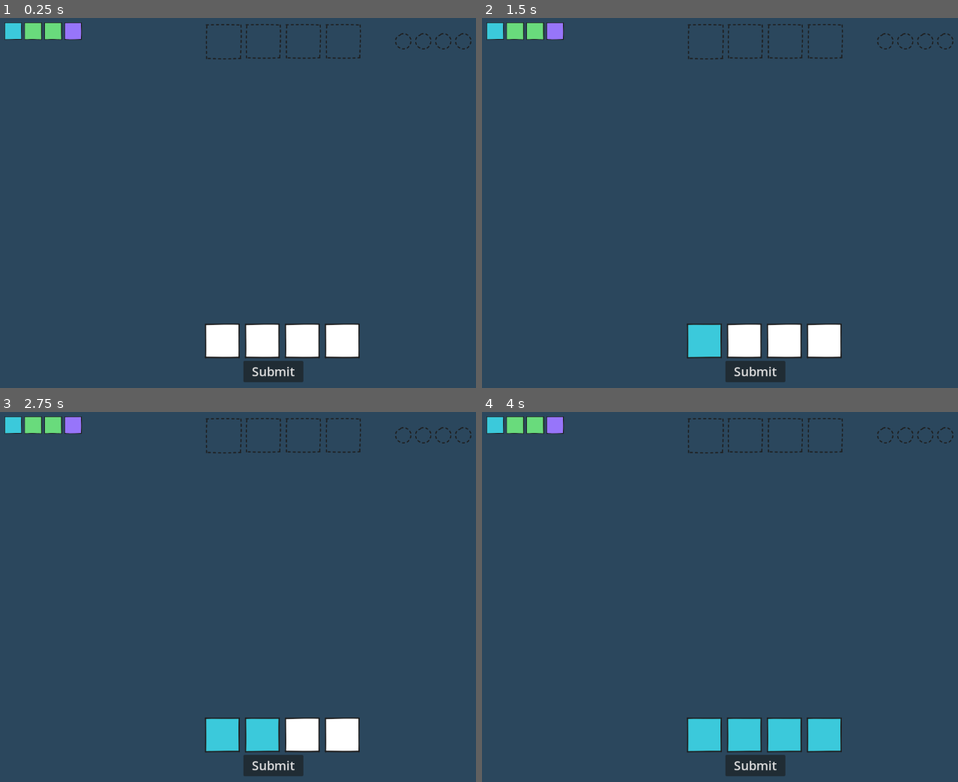
Above: before the commit, frames 1-4 (two rows, left to right).
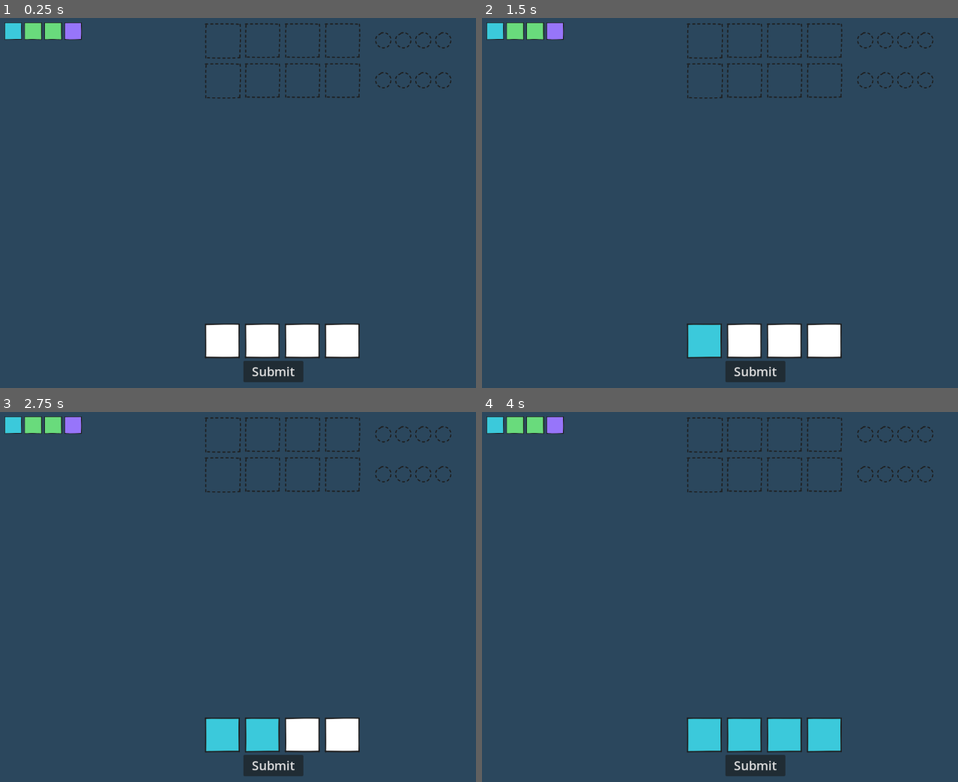
Above: after the commit, the same moments.

Repository: mromphf/mastermind
Game: Godot game, scene res://root.tscn
Same seed, same stepped clock (60 frames per second), same inputs: the game is played once before the commit and once after it.
Inputs (mouse positions are in pixels of both pictures, inside the frame that each line leads up to):
- Up to frame 1 (0.25 s): no input
- Up to frame 2 (1.5 s): click "Submit" at 0.5 s; click (705, 339) at 1.25 s
- Up to frame 3 (2.75 s): click (261, 733) at 2 s
- Up to frame 4 (4 s): click (786, 733) at 2.75 s; click (824, 733) at 3.5 s

The runs differ from the first frame. In frame 1, 0.7% of the frame differs, in the area x 42-100%, y 1-22%; in frame 2, 0.7%; in frame 3, 0.7%; in frame 4, 0.7%.

Commit message:
Board housings for output.

Diff:
--- a/Board.tscn
+++ b/Board.tscn
@@ -14,11 +14,27 @@
 offset_bottom = 880.0
 texture = SubResource("CanvasTexture_rbagi")
 
-[node name="Output" type="Control" parent="."]
+[node name="OutputHousing" type="Control" parent="."]
 layout_mode = 3
 anchors_preset = 0
 offset_left = 400.0
 offset_right = 800.0
 offset_bottom = 800.0
 
-[node name="output" parent="Output" instance=ExtResource("1_2df6f")]
+[node name="Round1" type="Control" parent="OutputHousing"]
+anchors_preset = 0
+offset_top = 40.0
+offset_right = 560.0
+offset_bottom = 120.0
+
+[node name="output" parent="OutputHousing/Round1" instance=ExtResource("1_2df6f")]
+position = Vector2(40, 0)
+
+[node name="Round2" type="Control" parent="OutputHousing"]
+anchors_preset = 0
+offset_top = 120.0
+offset_right = 560.0
+offset_bottom = 200.0
+
+[node name="output" parent="OutputHousing/Round2" instance=ExtResource("1_2df6f")]
+position = Vector2(40, 0)
--- a/output.tscn
+++ b/output.tscn
@@ -8,36 +8,35 @@
 [node name="Input" type="Control" parent="."]
 layout_mode = 3
 anchors_preset = 0
-offset_right = 400.0
-offset_bottom = 160.0
+offset_right = 320.0
+offset_bottom = 80.0
 
 [node name="Box1" type="Sprite2D" parent="Input"]
-position = Vector2(80.75, 80.75)
+position = Vector2(39.25, 39.25)
 scale = Vector2(0.50974, 0.50974)
 texture = ExtResource("1_u66y8")
 
 [node name="Box2" type="Sprite2D" parent="Input"]
-position = Vector2(160, 80)
+position = Vector2(118.5, 38.5)
 scale = Vector2(0.5, 0.5)
 texture = ExtResource("1_u66y8")
 
 [node name="Box3" type="Sprite2D" parent="Input"]
-position = Vector2(240, 80)
+position = Vector2(198.5, 38.5)
 scale = Vector2(0.5, 0.5)
 texture = ExtResource("1_u66y8")
 
 [node name="Box4" type="Sprite2D" parent="Input"]
-position = Vector2(320, 80)
+position = Vector2(278.5, 38.5)
 scale = Vector2(0.5, 0.5)
 texture = ExtResource("1_u66y8")
 
 [node name="Hints" type="Control" parent="."]
 layout_mode = 3
 anchors_preset = 0
-offset_left = 400.0
-offset_top = 42.0
-offset_right = 600.0
-offset_bottom = 120.0
+offset_left = 320.0
+offset_right = 520.0
+offset_bottom = 78.0
 
 [node name="Hint1" type="Sprite2D" parent="Hints"]
 position = Vector2(40, 38)
